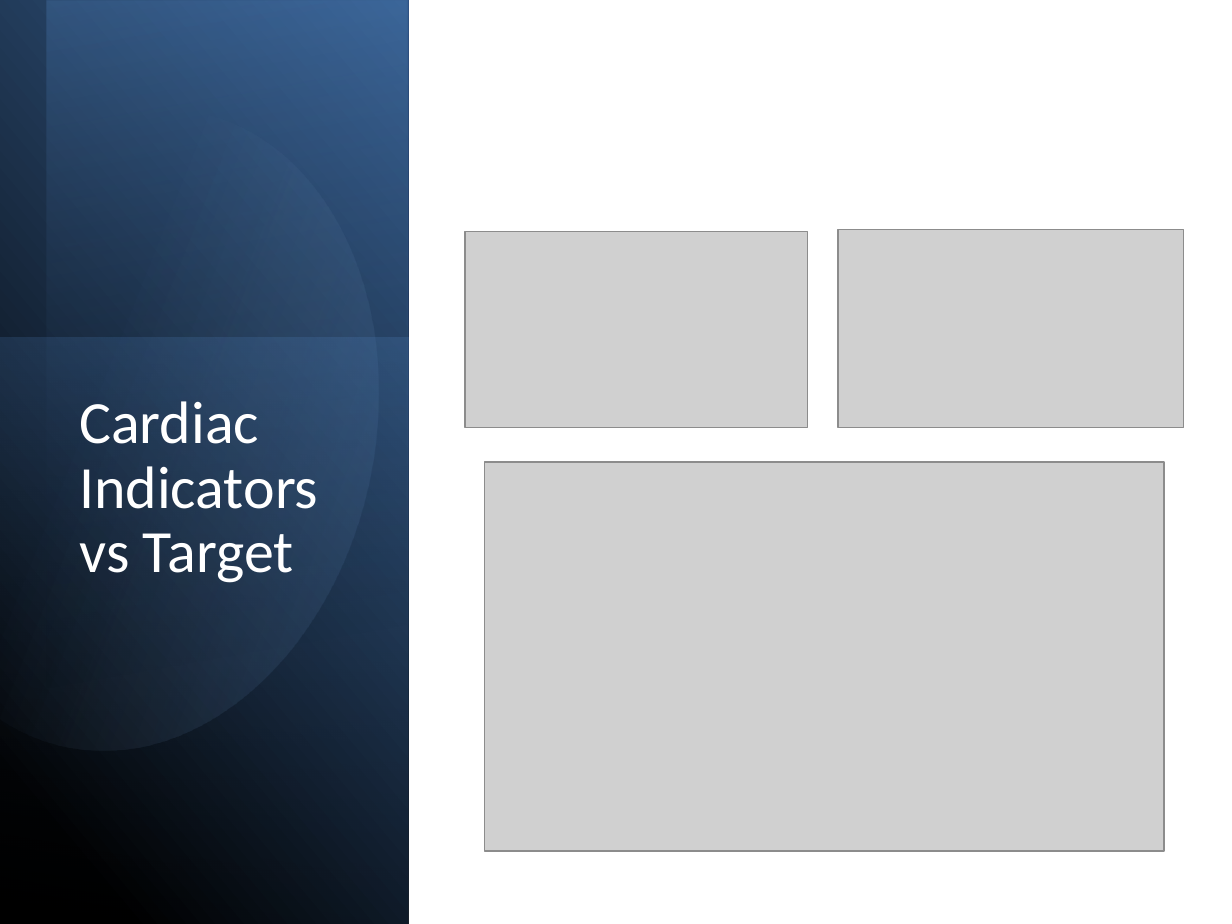
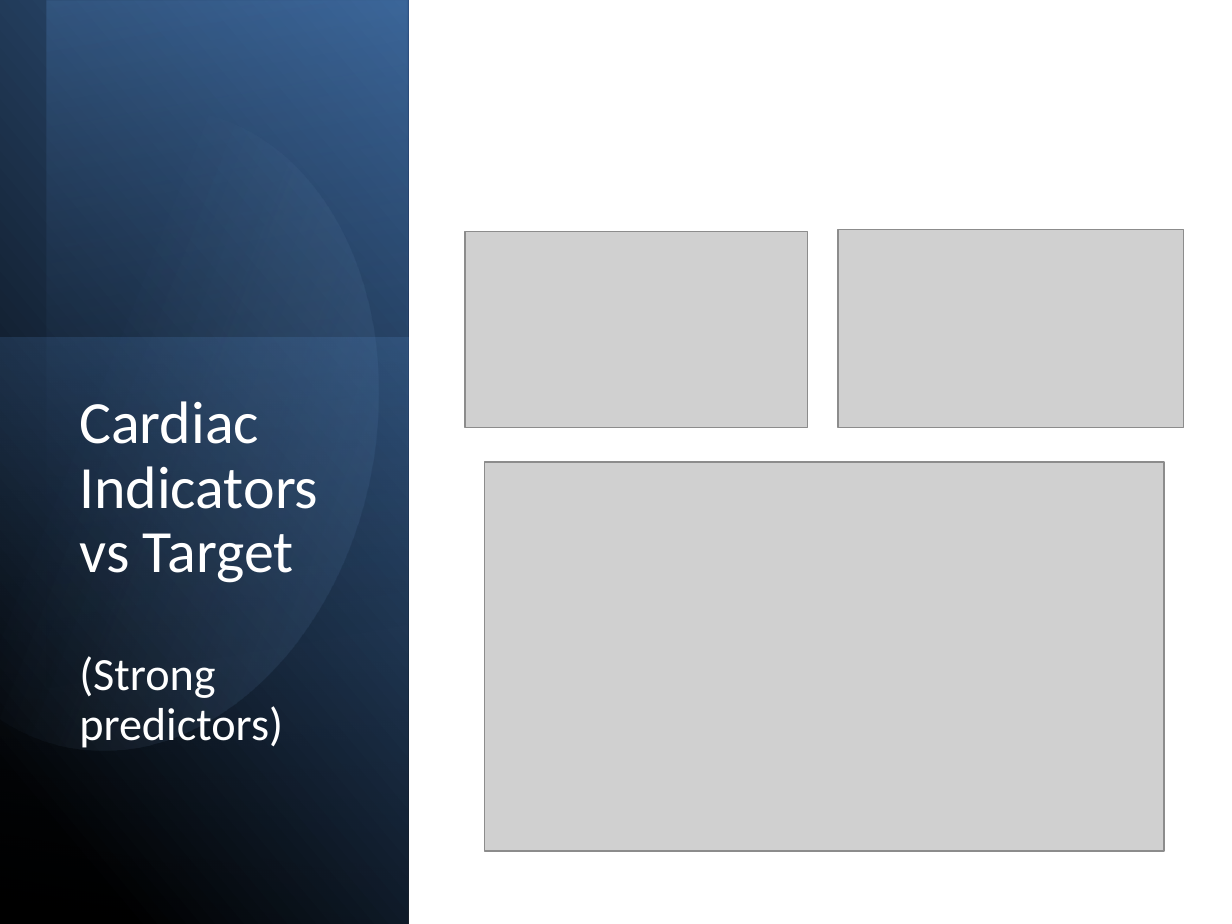
Before and after one commit to AndreaLHazzard/Heart_Disease_Predictor, a slide deck: slide 25 of Heart_Disease_Model_Presentation.pptx (slide 23 before the commit). Drawn at 1232x924 pixels with LibreOffice and Linux fonts; fonts in the diff are those of the drawing; grey boxes stand for pictures. Boxes give left, top, right and bottom in pixels: in the first picture for what was removed or moved away, otherwise in the second. Text is boxed around its words. In the diff, an @@ line names an element or a change of style, - is before the commit and + after.

```diff
--- a/Heart_Disease_Model_Presentation.pptx
+++ b/Heart_Disease_Model_Presentation.pptx
@@ title at <box>79,401,318,748</box>: text changed @@
-Cardiac Indicators vs Target
+Cardiac Indicators vs Target
+(Strong predictors)
```
Also in this commit, not shown: 13 other slides changed, 6 slides added, 4 slides removed.
